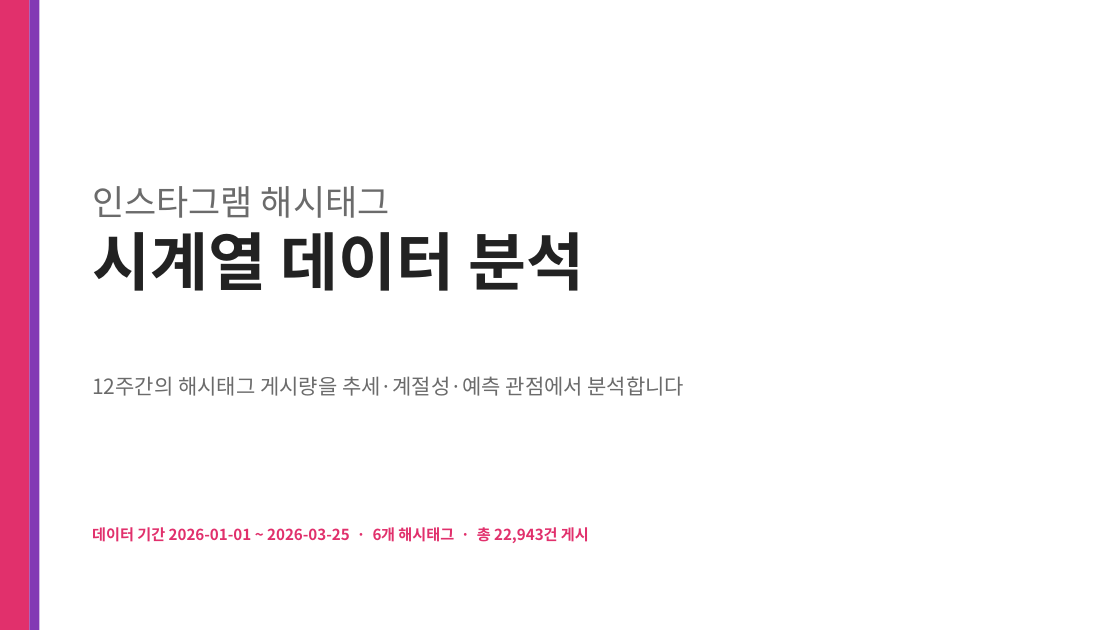
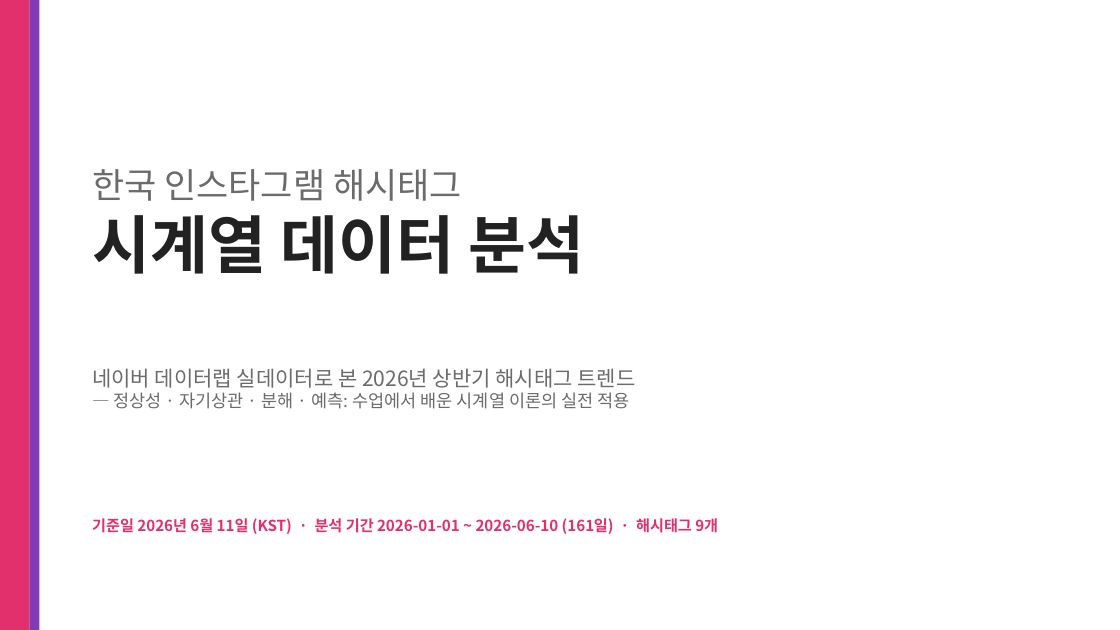
Before and after one commit to iluv4/insta_trend, a slide deck: slide 1 of presentation/insta_trend_timeseries.pptx. Drawn at 1120x630 pixels with LibreOffice and Linux fonts; fonts in the diff are those of the drawing. Boxes give left, top, right and bottom in pixels: in the first picture for what was removed or moved away, otherwise in the second. Text is boxed around its words. In the diff, an @@ line names an element or a change of style, - is before the commit and + after.

```diff
--- a/presentation/insta_trend_timeseries.pptx
+++ b/presentation/insta_trend_timeseries.pptx
@@ text "한국 인스타그램 해시태그": place and size @@
-text "한국 인스타그램 해시태그" at (92,186,585,291)
+text "한국 인스타그램 해시태그" at (92,169,585,274)
@@ text at (92,169,462,201): text changed @@
-인스타그램 해시태그
+한국 인스타그램 해시태그
@@ text at (92,368,636,409): text changed; size 18 to 15 pt @@
-12주간의 해시태그 게시량을 추세·계절성·예측 관점에서 분석합니다
+네이버 데이터랩 실데이터로 본 2026년 상반기 해시태그 트렌드
+— 정상성 · 자기상관 · 분해 · 예측: 수업에서 배운 시계열 이론의 실전 적용
@@ text at (92,518,718,534): text changed @@
-데이터 기간 2026-01-01 ~ 2026-03-25 · 6개 해시태그 · 총 22,943건 게시
+기준일 2026년 6월 11일 (KST) · 분석 기간 2026-01-01 ~ 2026-06-10 (161일) · 해시태그 9개
```
Also in this commit, not shown: 11 other slides changed, 12 slides added, 2 slides removed, 14 other files.
